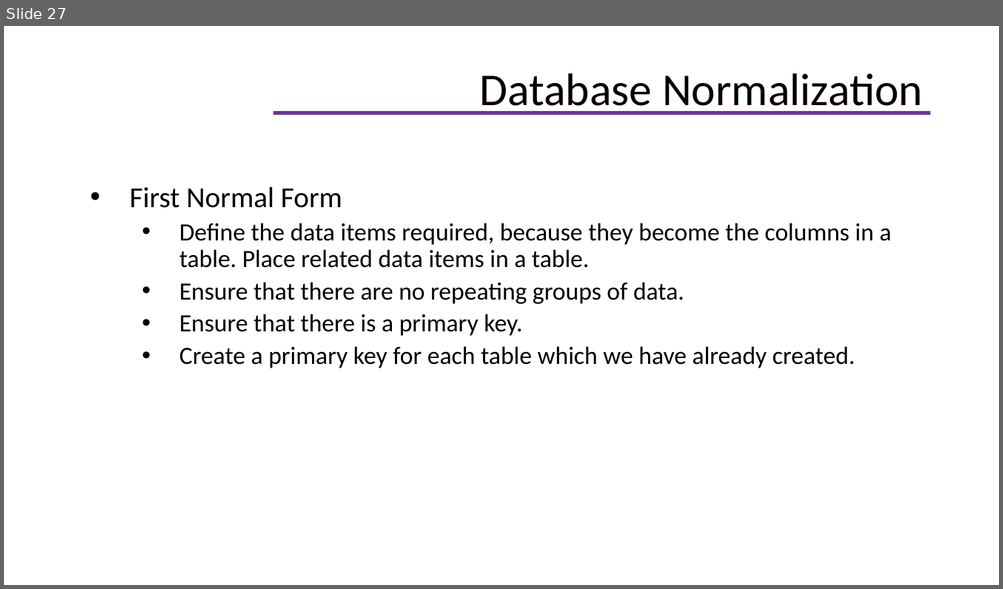
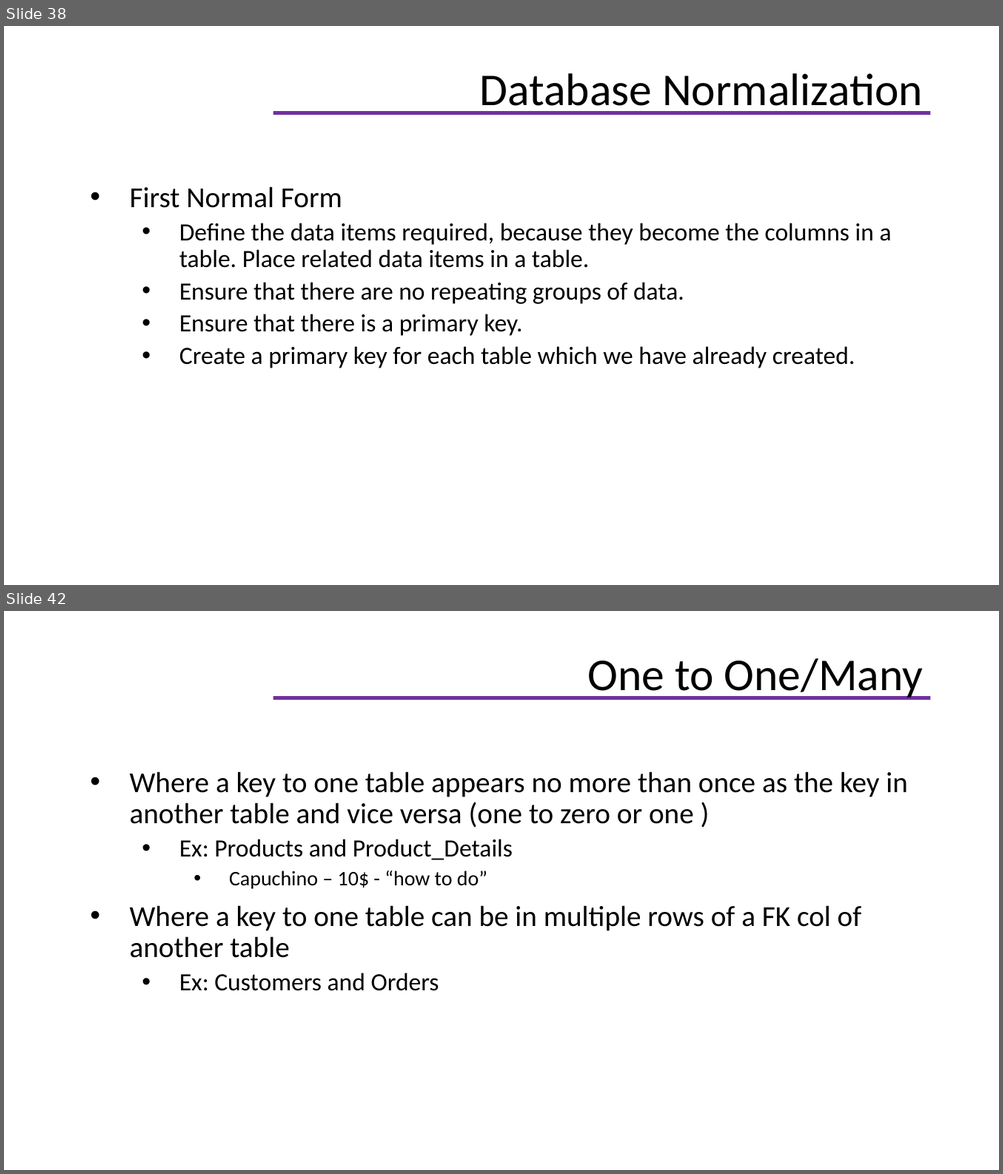
Before and after one commit to helenhash/database-training, a slide deck: database.pptx. Shown one above the other, each under a label of ours: slide 27 before the commit, slides 38 and 42 after it; the slides between them are not shown. The pictures are 1003x589 and 1003x1174 pixels, drawn with LibreOffice and Linux fonts; fonts in the diff are those of the drawing; background and template pictures are left out. Boxes give left, top, right and bottom in pixels: in the first picture for what was removed or moved away, otherwise in the second. Text is boxed around its words. In the diff, an @@ line names an element or a change of style, - is before the commit and + after.

```diff
--- a/database.pptx
+++ b/database.pptx
@@ slide 42 added at (x1=4, y1=611, x2=999, y2=1170), background #FFFFFF; not listed: 1 template element that a slide beside it also shows @@
@@ title added at (x1=588, y1=658, x2=923, y2=700), 33 pt, text #000000 @@
+One to One/Many
@@ text added at (x1=130, y1=772, x2=908, y2=991), 21 pt, text #000000 @@
+• Where a key to one table appears no more than once as the key in another table and vice versa (one to zero or one )
+  • Ex: Products and Product_Details
+    • Capuchino – 10$ - “how to do”
+• Where a key to one table can be in multiple rows of a FK col of another table
+  • Ex: Customers and Orders
@@ what was slide 27 is now slide 38 @@
```
Also in this commit, not shown: 7 slides changed, 11 other slides added, 9 other files.
